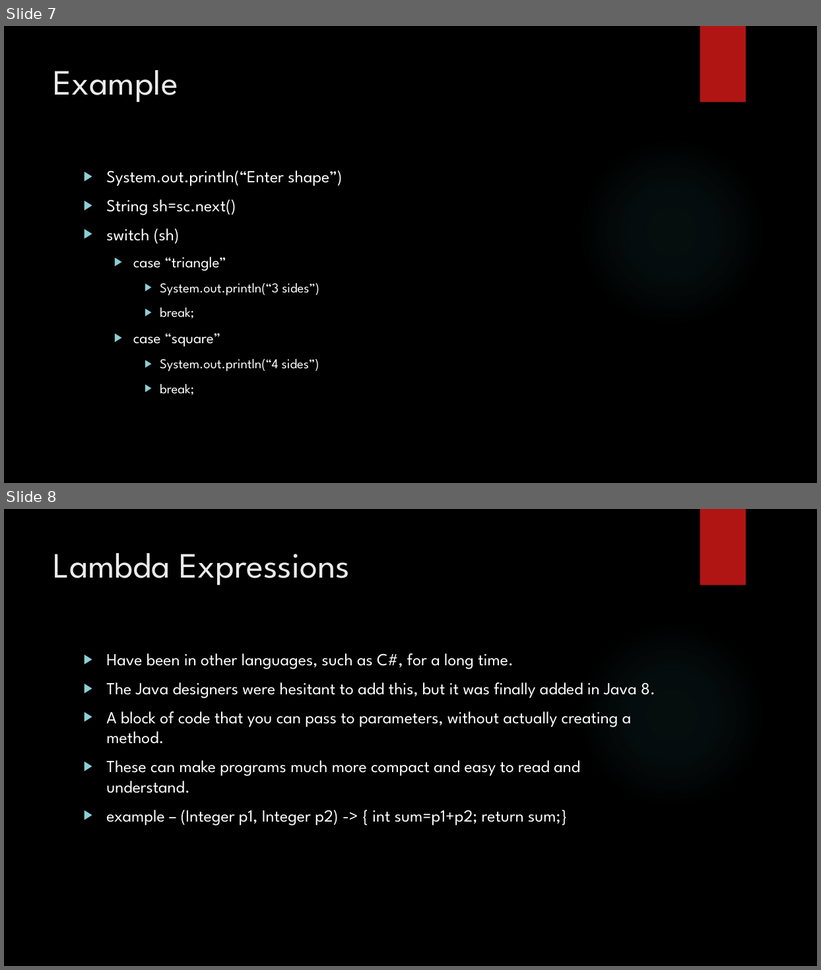
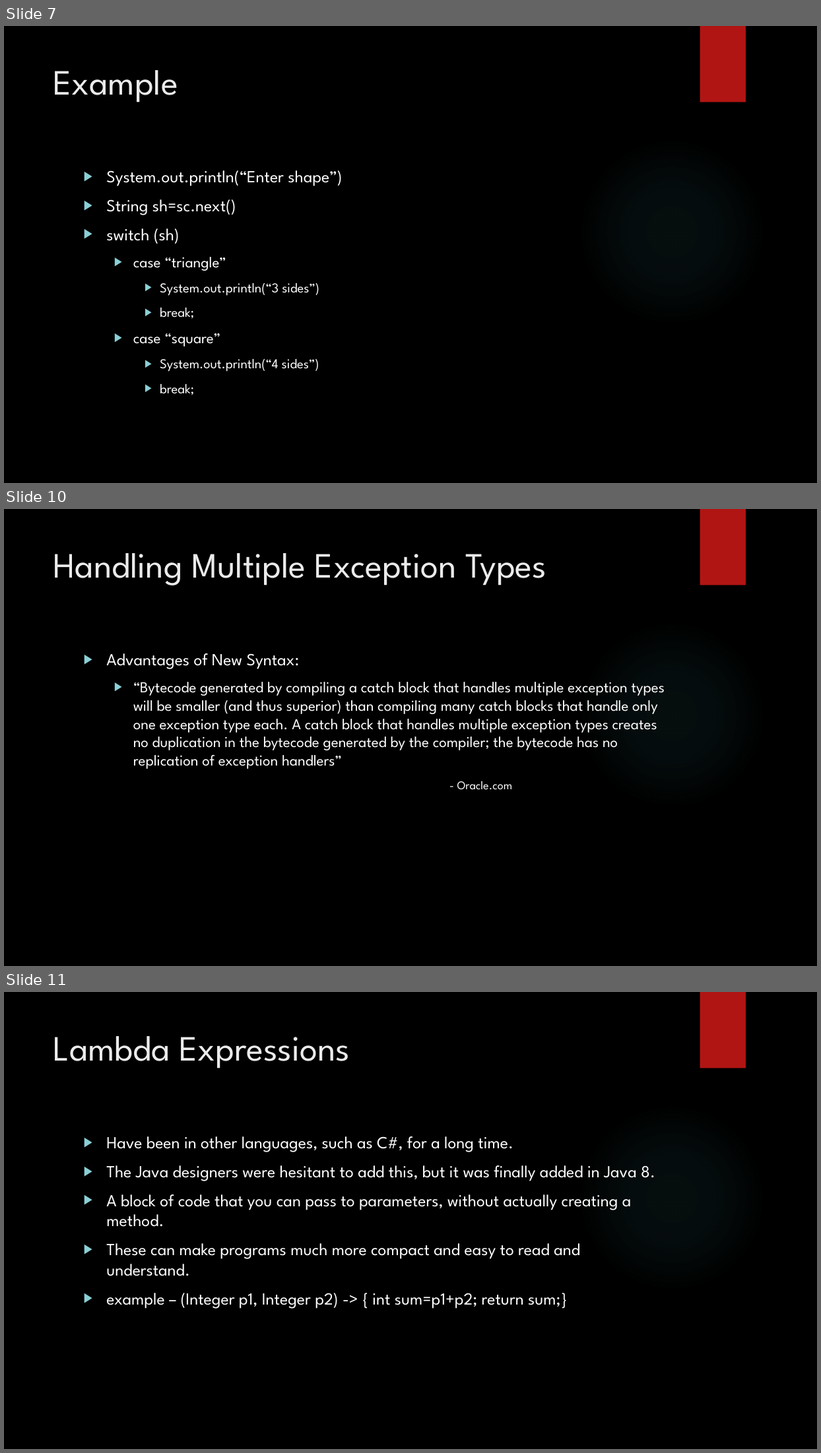
Before and after one commit to loganwrightoit/smartrm_dynamic, a slide deck: New Features of Java 7 and 8.pptx. Shown one above the other, each under a label of ours: slides 7 and 8 before the commit, slides 7, 10 and 11 after it; the slides between them are not shown. The pictures are 821x970 and 821x1453 pixels, drawn with LibreOffice and Linux fonts; fonts in the diff are those of the drawing; background and template pictures are left out. Boxes give left, top, right and bottom in pixels: in the first picture for what was removed or moved away, otherwise in the second. Text is boxed around its words. In the diff, an @@ line names an element or a change of style, - is before the commit and + after.

Commit message:
I added a section about exception handling

```diff
--- a/New Features of Java 7 and 8.pptx
+++ b/New Features of Java 7 and 8.pptx
@@ slide 10 added at (x1=4, y1=509, x2=817, y2=966), background picture (left out); not listed: 2 template elements that a slide beside it also shows @@
@@ title added at (x1=54, y1=553, x2=547, y2=586), 42 pt, text #EBEBEB @@
+Handling Multiple Exception Types
@@ text added at (x1=106, y1=654, x2=665, y2=790), 18 pt, text #FFFFFF @@
+▶ Advantages of New Syntax:
+  ▶ “Bytecode generated by compiling a catch block that handles multiple exception types will be smaller (and thus superior) than compiling many catch blocks that handle only one exception type each. A catch block that handles multiple exception types creates no duplication in the bytecode generated by the compiler; the bytecode has no replication of exception handlers”
+        - Oracle.com
@@ what was slide 8 is now slide 11 @@
```
Also in this commit, not shown: 1 slide changed, 2 other slides added.
